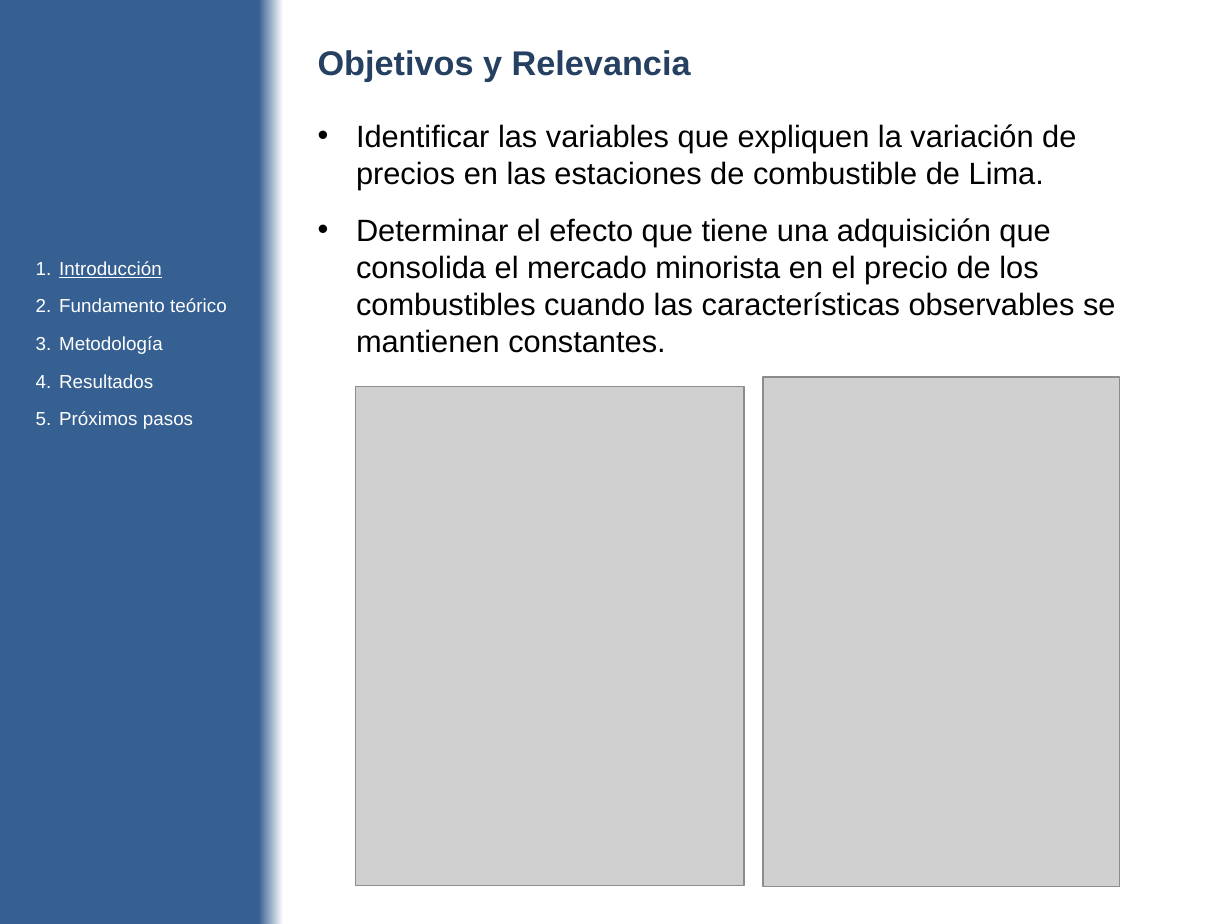
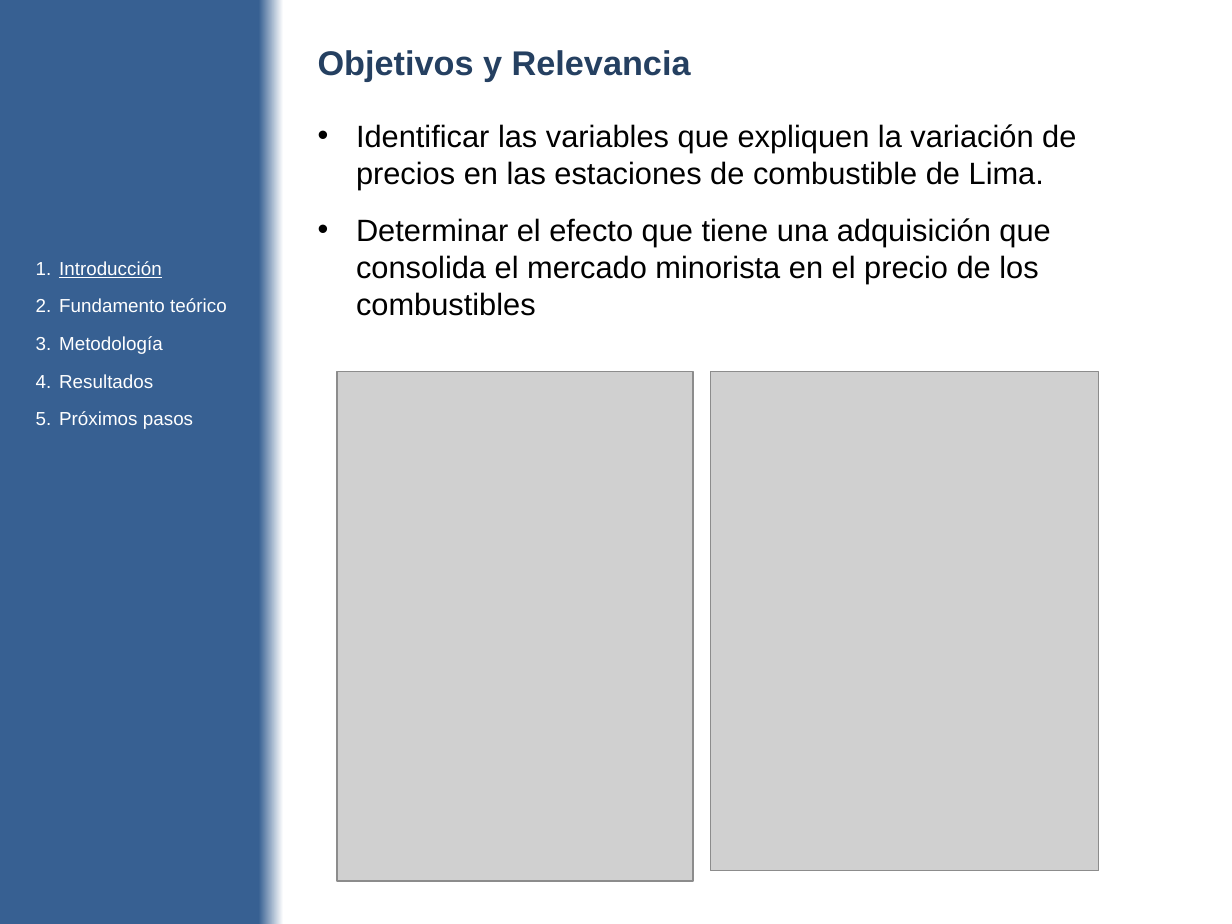
Before and after one commit to diegouriarte/masther-thesis, a slide deck: slide 5 of doc/avance-parcial.pptx. Drawn at 1232x924 pixels with LibreOffice and Linux fonts; fonts in the diff are those of the drawing; grey boxes stand for pictures. Boxes give left, top, right and bottom in pixels: in the first picture for what was removed or moved away, otherwise in the second. Text is boxed around its words. In the diff, an @@ line names an element or a change of style, - is before the commit and + after.

```diff
--- a/doc/avance-parcial.pptx
+++ b/doc/avance-parcial.pptx
@@ text at box(356, 218, 1050, 316): text changed @@
-• Determinar el efecto que tiene una adquisición que consolida el mercado minorista en el precio de los combustibles cuando las características observables se mantienen constantes.
+• Determinar el efecto que tiene una adquisición que consolida el mercado minorista en el precio de los combustibles
@@ picture: place and size @@
-picture at box(763, 377, 1119, 886)
+picture at box(338, 372, 694, 881)
@@ picture: place and size @@
-picture at box(355, 386, 743, 885)
+picture at box(710, 372, 1098, 871)
```
Also in this commit, not shown: 9 other slides changed, 2 other files.
